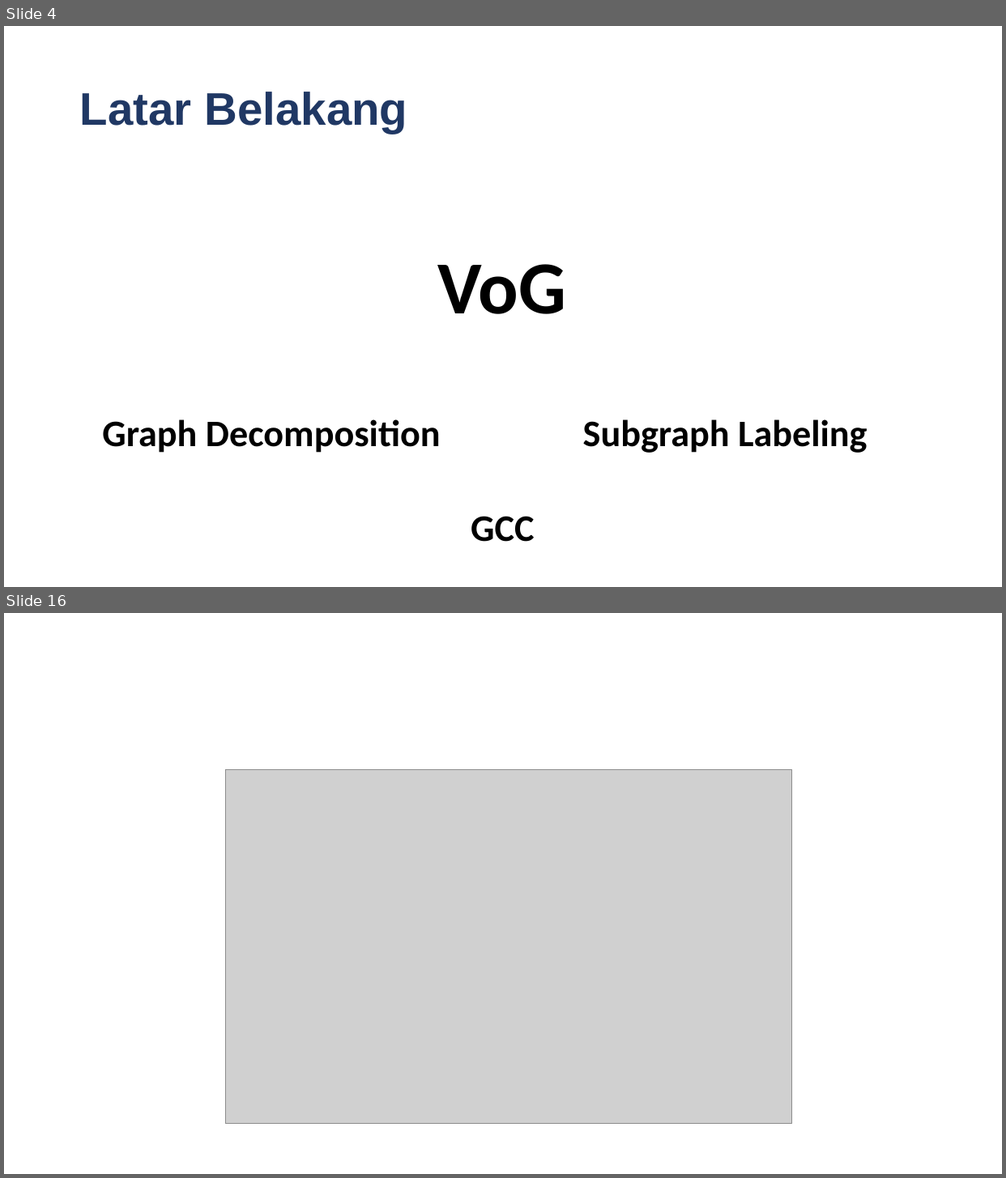
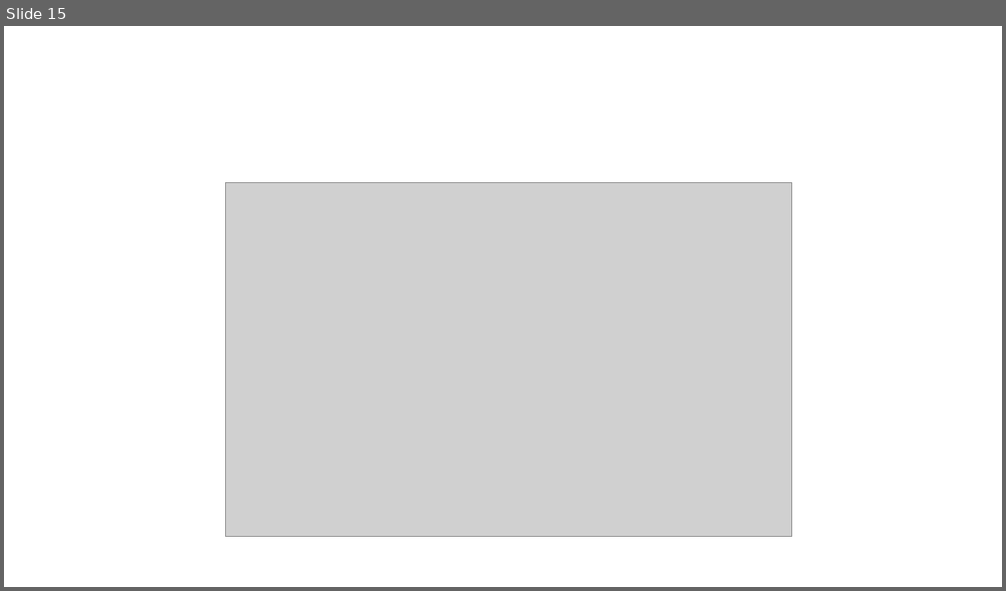
Before and after one commit to satrioadityo/VoG, a slide deck: Presentasi Implementasi VoG.pptx. Shown one above the other, each under a label of ours: slides 4 and 16 before the commit, slide 15 after it; the slides between them are not shown. The pictures are 1006x1178 and 1006x591 pixels, drawn with LibreOffice and Linux fonts; fonts in the diff are those of the drawing; grey boxes stand for pictures; background and template pictures are left out. Boxes give left, top, right and bottom in pixels: in the first picture for what was removed or moved away, otherwise in the second. Text is boxed around its words. In the diff, an @@ line names an element or a change of style, - is before the commit and + after.

```diff
--- a/Presentasi Implementasi VoG.pptx
+++ b/Presentasi Implementasi VoG.pptx
@@ slide 4 removed at (x1=4, y1=26, x2=1002, y2=587), background #FFFFFF @@
@@ title removed at (x1=80, y1=92, x2=408, y2=133) @@
-Latar Belakang
@@ text removed at (x1=437, y1=264, x2=566, y2=314) @@
-VoG
@@ text removed at (x1=102, y1=420, x2=441, y2=453) @@
-Graph Decomposition
@@ text removed at (x1=583, y1=420, x2=867, y2=453) @@
-Subgraph Labeling
@@ text removed at (x1=471, y1=516, x2=534, y2=542) @@
-GCC
@@ what was slide 16 is now slide 15 @@
```
Also in this commit, not shown: 13 slides changed, 1 slide added, 1 other slide removed, 3 other files.
